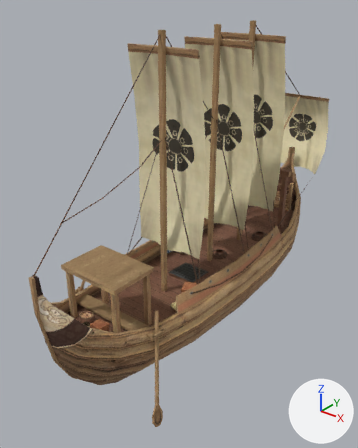
A saved change to the glTF model assets/models/units/maur_trireme.glb.
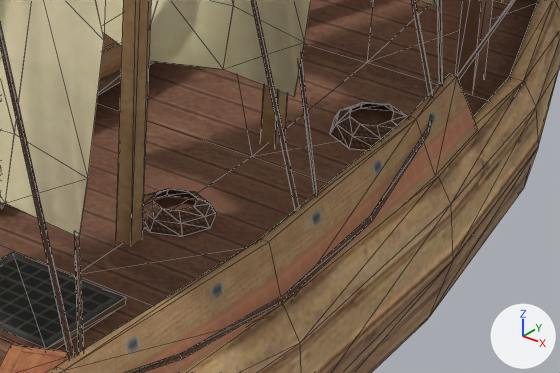
There are two pictures of each version: one whole from a camera (50 mm lens) standing at (4.44, -6.27, 5.52) and looking at (-0.18, -0.49, 1.93), one close up on the part from 51% to 83% of the width and 47% to 64% of the height. The lights are fixed; the arrows at lower right show +X, +Y and +Z. The first two pictures are the older version. The close-ups show mesh edges as thin lines. Where no turn or scale is listed for an object, it has been applied to the vertices.

Names of what the first close-up shows: 'maur_trireme_part0' and 1 more.
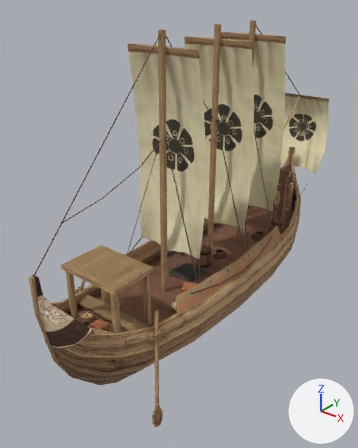
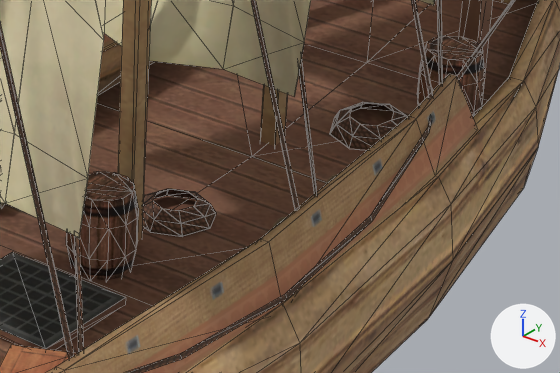
The edits, one by one:
Picture 'tex9' (img_tex9) is new.
Material 'mat9' (mat_mat9) is new.
Its texture is img_tex9.
Its roughness is 0.9.
Mesh me_maur_trireme_part15 is new.
It has 48 vertices, 82 faces and spans x 0.393..0.648, y 1.517..1.772, z 1.085..1.422.
It uses material mat_mat9 (picture img_tex9).
Mesh me_maur_trireme_part14 is new.
It has 48 vertices, 82 faces and spans x -0.099..0.157, y -0.179..0.076, z 1.015..1.352.
It uses material mat_mat9 (picture img_tex9).
Object 'maur_trireme_part15' (ob_maur_trireme_part15) is new; it shows me_maur_trireme_part15.
Its location is (0.0, 0.0, 0.0).
Object 'maur_trireme_part14' (ob_maur_trireme_part14) is new; it shows me_maur_trireme_part14.
Its location is (0.0, 0.0, 0.0).

Location of each change, (x1, y1, x2, y2) in pixels of the close-ups (560 x 373 px):
'maur_trireme_part14', added (brown): after (66, 171, 139, 280)
'maur_trireme_part15', added (brown): after (417, 36, 485, 117)
